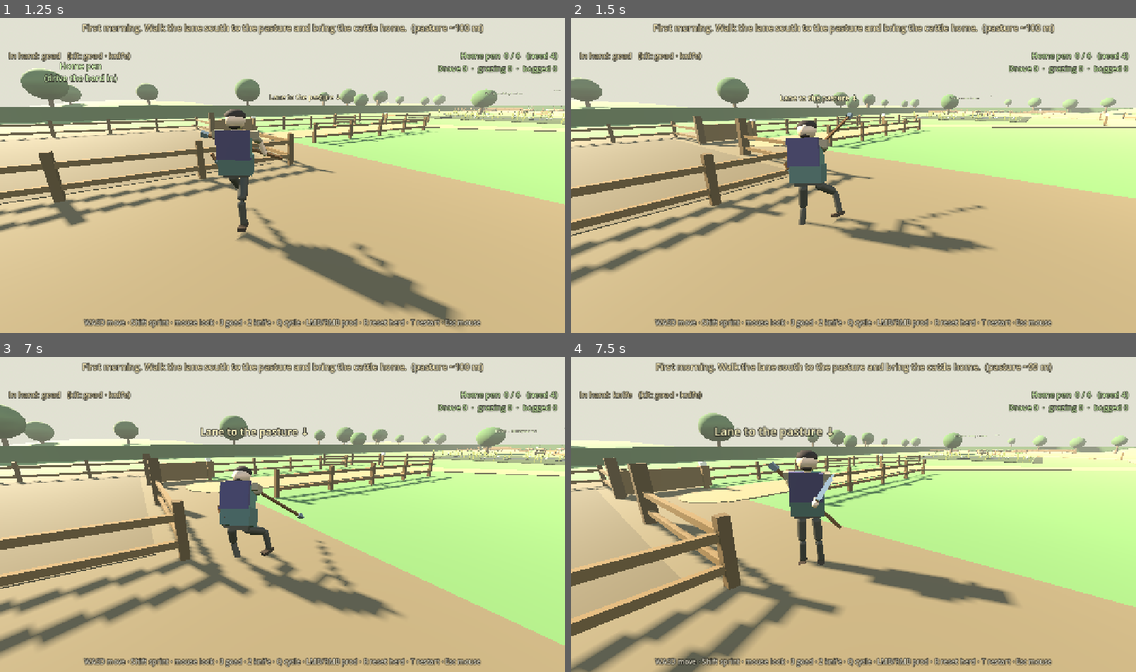
Above: before the commit, frames 1-4 (two rows, left to right).
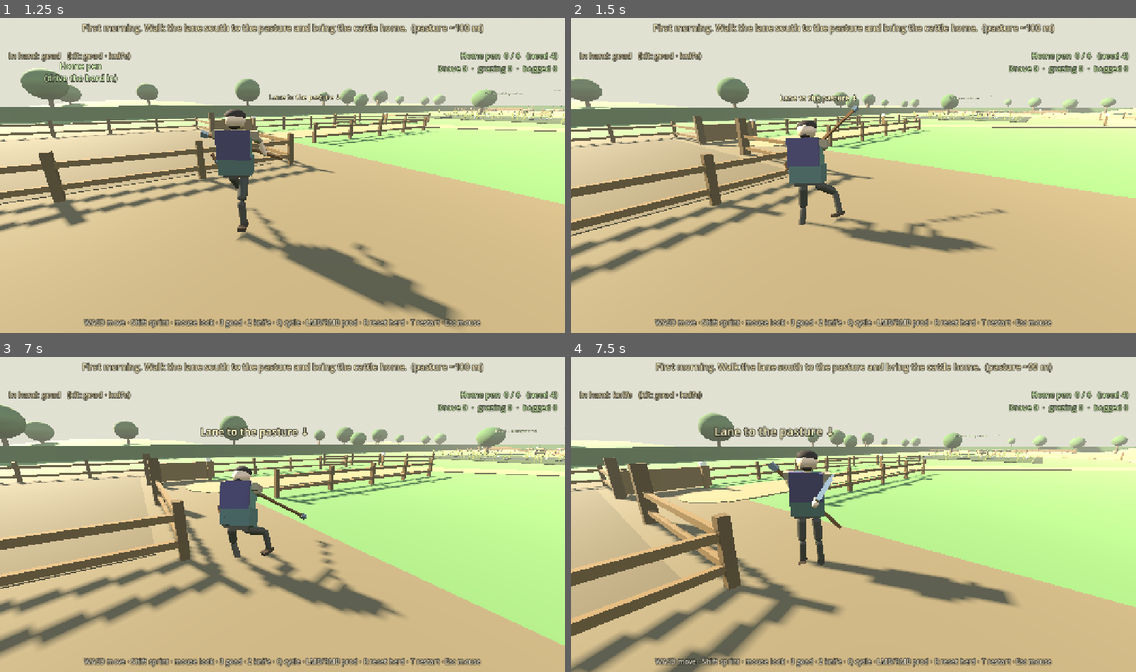
Above: after the commit, the same moments.

Repository: fortins4/devPlayground
Game: Godot game, scene res://scenes/prologue/opening_cattle_drive.tscn
Same seed, same stepped clock (60 frames per second), same inputs: the game is played once before the commit and once after it. This scene is started directly instead of the project's main scene.
Inputs (mouse positions are in pixels of both pictures, inside the frame that each line leads up to):
- Up to frame 1 (1.25 s): tap Enter at 0.5 s; move the mouse to (276, 178) at 0.52 s; hold W (move_forward) from 0.53 s (still down); hold Right mouse button (attack_heavy) from 0.53 s (still down); click (276, 178) at 0.67 s; tap Space (jump) at 0.77 s
- Up to frame 2 (1.5 s): keep holding W (move_forward); move the mouse to (893, 178) at 1.27 s; release Right mouse button (attack_heavy) at 1.28 s; click (893, 178) at 1.35 s
- Up to frame 3 (7 s): tap Space (jump) at 1.52, 3.02, 3.77, 4.52, 6.02, 6.77 s; move the mouse to (237, 508) at 2.02 s; hold H (band_toggle) 2.03-2.78 s; click (237, 508) at 2.17 s; move the mouse to (288, 514) at 2.77 s; release W (move_forward) at 2.78 s; hold A (move_left) 2.78-3.53 s; tap Ctrl (crouch) at 2.85 s; click (288, 514) at 2.92 s; move the mouse to (259, 508) at 3.52 s; hold Q (cycle_weapon) 3.53-4.28 s; hold W (move_forward) 3.53-5.78 s; click (259, 508) at 3.67 s; move the mouse to (310, 511) at 4.27 s; tap E (interact) at 4.35 s; click (310, 511) at 4.42 s; move the mouse to (254, 514) at 5.02 s; hold Shift (sprint) 5.03-5.78 s; click (254, 514) at 5.17 s; move the mouse to (293, 508) at 5.77 s; hold D (move_right) 5.78-6.53 s; tap 3 (weapon_goad) at 5.85 s; click (293, 508) at 5.92 s; move the mouse to (276, 517) at 6.52 s; hold W (move_forward) from 6.53 s (still down); hold 1 (weapon_hatchet) from 6.53 s (still down); click (276, 517) at 6.67 s
- Up to frame 4 (7.5 s): keep holding W (move_forward); move the mouse to (893, 517) at 7.27 s; release 1 (weapon_hatchet) at 7.28 s; tap 2 (weapon_knife) at 7.35 s; click (893, 517) at 7.42 s

Frame 1 is identical in both runs. In frame 2, 0.6% of the frame differs, in the area x 44-77%, y 27-70%; in frame 3, 0.3%; in frame 4, nothing differs.

Commit message:
fix(combat): equal look zones; high guard drives overhead chop
Zone rule: shared LOOK_AIM_DEADZONE (10px square) then equal 90°
axis-dominant quadrants (|mx|>=|my| → left/right, else high/low;
ties → horizontal). Camera pitch folds into the stick. Same resolver
for look-guard, charge cardinals, and continuous swing aim.

High face snaps aim to (0,-1) so charge uses the overhead bar and
release uses pure top continuous keys — not the old |aim.x|<0.35 band.
Mouse left (−X) remains player left.

Diff:
--- a/scripts/characters/player/player_controller.gd
+++ b/scripts/characters/player/player_controller.gd
@@ -73,11 +73,15 @@
 
 ## Directional hatchet: hold LMB to charge; mouse aim (look) picks top|left|right.
 var _charge_aim_delta: Vector2 = Vector2.ZERO ## mouse aim offset while holding (not WASD/flick)
+## Look face snapped at charge begin (guard face is cleared while charging).
+var _charge_look_face: StringName = &"chest"
 var _hatchet_charge_armed: bool = false
-const CHARGE_AIM_SIDE_THRESH := 12.0 ## px horizontal aim for left/right
-const CHARGE_AIM_TOP_THRESH := 10.0 ## px upward aim for top (also camera pitch)
-## Goad aim stick. Full left/right/stab by the time the strike cardinal locks,
-## and it keeps tracking back toward center. Not used for guard faces.
+## Shared look deadzone for guard + charge/swing (px). Outside it, equal 90°
+## axis-dominant quadrants: left | right | high(top) | low(down). Ties → horizontal.
+const LOOK_AIM_DEADZONE := 10.0
+const LOOK_PITCH_UP := -10.0 ## deg: camera pitch counts as top quadrant
+const LOOK_PITCH_DOWN := 12.0 ## deg: camera pitch counts as low quadrant
+## Goad aim stick span (legacy normalize). Cardinal faces snap aim axes directly.
 const GOAD_AIM_SPAN := 18.0
 ## Follow-through eases back to the ready pose. Not a hard zero, not a victory hold.
 const GOAD_SETTLE_SEC := 0.22
@@ -152,8 +156,7 @@
 ## After a shaft swing the follow-through stays. Idle must not stand the stick up.
 var _goad_swing_held: bool = false
 ## While the goad guard is up, look offset is not decayed so a face stays put.
-const TOOL_AIM_SIDE := 10.0
-const TOOL_AIM_VERT := 8.0
+## Look face / strike cardinals share LOOK_AIM_DEADZONE + equal quadrants.
 
 
 func _ready() -> void:
@@ -696,27 +699,69 @@
 	_grip_shaft_with(shaft, "left_arm", "left_forearm", 0.24)
 
 
-## Look picks the guard face. No button. Horizontal look wins over vertical.
-## Camera pitch counts as up/down when the mouse offset is quiet.
+## Look stick with camera pitch folded in. Mouse left (−X) = player left.
+func _look_stick_from(delta: Vector2) -> Vector2:
+	var mx := delta.x
+	var my := delta.y
+	if pivot:
+		if pivot.rotation.x <= deg_to_rad(LOOK_PITCH_UP):
+			my = minf(my, -LOOK_AIM_DEADZONE)
+		elif pivot.rotation.x >= deg_to_rad(LOOK_PITCH_DOWN):
+			my = maxf(my, LOOK_AIM_DEADZONE)
+	return Vector2(mx, my)
+
+
+## Equal 90° axis-dominant quadrants outside a shared square deadzone.
+## Center → chest. |mx| >= |my| → left/right; else high/low. Ties → horizontal.
+func _resolve_look_face_from(delta: Vector2) -> StringName:
+	var stick := _look_stick_from(delta)
+	var mx := stick.x
+	var my := stick.y
+	if absf(mx) < LOOK_AIM_DEADZONE and absf(my) < LOOK_AIM_DEADZONE:
+		return &"chest"
+	if absf(mx) >= absf(my):
+		if mx < 0.0:
+			return &"left"
+		return &"right"
+	if my < 0.0:
+		return &"high"
+	return &"low"
+
+
+## Look picks the guard face. No button. Same zones as charge/swing.
 ##   look left  → left    look right → right
 ##   look up    → high    look down  → low (guard only, not a jab)
 ##   centered   → chest
 func _resolve_shaft_guard_face() -> StringName:
-	var mx := _tool_aim_delta.x
-	var my := _tool_aim_delta.y
-	var pitch_up := pivot != null and pivot.rotation.x <= deg_to_rad(-10.0)
-	var pitch_down := pivot != null and pivot.rotation.x >= deg_to_rad(12.0)
-	if absf(mx) >= TOOL_AIM_SIDE and absf(mx) >= absf(my) * 0.85:
-		if mx < 0.0:
-			return &"left"
-		return &"right"
-	var down_bias := 12.0 if pitch_down else 0.0
-	if (my >= TOOL_AIM_VERT or pitch_down) and absf(my) + down_bias >= absf(mx) * 0.75:
-		return &"low"
-	var up_bias := 12.0 if pitch_up else 0.0
-	if (my <= -TOOL_AIM_VERT or pitch_up) and absf(my) + up_bias >= absf(mx) * 0.75:
-		return &"high"
-	return &"chest"
+	return _resolve_look_face_from(_tool_aim_delta)
+
+
+## Cardinal aim axes for a look face. High is pure overhead (−Y).
+func _aim_axes_for_look_face(face: StringName) -> Vector2:
+	match face:
+		&"left":
+			return Vector2(-1.0, 0.0)
+		&"right":
+			return Vector2(1.0, 0.0)
+		&"high":
+			return Vector2(0.0, -1.0)
+		&"low":
+			return Vector2(0.0, 1.0)
+		_:
+			return Vector2.ZERO
+
+
+func _strike_direction_for_look_face(face: StringName) -> CombatSystem.StrikeDirection:
+	match face:
+		&"left":
+			return CombatSystem.StrikeDirection.LEFT
+		&"right":
+			return CombatSystem.StrikeDirection.RIGHT
+		&"low":
+			# Shaft swings never jab; low press is handled before charge.
+			return CombatSystem.StrikeDirection.TOP
+		_:
+			return CombatSystem.StrikeDirection.TOP
 
 
 func _apply_crouch_visual(delta: float) -> void:
@@ -796,6 +841,7 @@
 	if hatchet or goad:
 		# Goad keeps the look you already had; hatchet aim starts neutral (top).
 		_charge_aim_delta = _tool_aim_delta if goad else Vector2.ZERO
+		_charge_look_face = _resolve_look_face_from(_charge_aim_delta) if goad else &"chest"
 		_hatchet_charge_armed = true
 		if not combat.begin_charge():
 			_hatchet_charge_armed = false
@@ -854,38 +900,20 @@
 
 func _resolve_tool_strike_direction() -> CombatSystem.StrikeDirection:
 	## Knife tap, and the goad fallback if a charge cannot start.
-	## Look-down is not a strike direction here — that click is the jab.
-	## Knife top is a thrust. Knife and hatchet have no bottom.
-	var mx := _tool_aim_delta.x
-	var my := _tool_aim_delta.y
-	if absf(mx) >= TOOL_AIM_SIDE and absf(mx) >= absf(my) * 0.85:
-		if mx < 0.0:
-			return CombatSystem.StrikeDirection.LEFT
-		return CombatSystem.StrikeDirection.RIGHT
-	return CombatSystem.StrikeDirection.TOP
+	## Same equal zones as look-guard. Look-down jab is handled before charge.
+	return _strike_direction_for_look_face(_resolve_look_face_from(_tool_aim_delta))
 
 
 func _apply_charge_direction_from_input() -> void:
 	if combat == null or not combat.is_charging:
 		return
+	_charge_look_face = _resolve_look_face_from(_charge_aim_delta)
 	combat.set_charge_direction(_resolve_strike_direction())
 
 
 func _resolve_strike_direction() -> CombatSystem.StrikeDirection:
-	## Mouse aim while a shaft is charging. Left/right/up, including diagonals.
-	## Look-down is not a shaft direction. Hatchet never stabs.
-	var mx := _charge_aim_delta.x
-	var my := _charge_aim_delta.y
-	var pitch_up := pivot != null and pivot.rotation.x <= deg_to_rad(-10.0)
-
-	if absf(mx) >= CHARGE_AIM_SIDE_THRESH and absf(mx) >= absf(my) * 0.9:
-		if mx < 0.0:
-			return CombatSystem.StrikeDirection.LEFT
-		return CombatSystem.StrikeDirection.RIGHT
-
-	if my <= -CHARGE_AIM_TOP_THRESH or pitch_up:
-		return CombatSystem.StrikeDirection.TOP
-	return CombatSystem.StrikeDirection.TOP
+	## Same equal look zones as the shaft guard. Low is not a shaft cardinal.
+	return _strike_direction_for_look_face(_resolve_look_face_from(_charge_aim_delta))
 
 
 func _on_charge_updated(ratio: float, direction: StringName) -> void:
@@ -950,9 +978,9 @@
 		locomotion.lock_attack(0.08)
 
 
-func _is_top_goad_charge(aim: Vector2) -> bool:
-	## Overhead only. A side aim, including a diagonal, keeps its own chamber.
-	return absf(aim.x) < 0.35 and aim.y <= 0.05
+func _is_top_goad_charge(_aim: Vector2) -> bool:
+	## Overhead bar when the shared look face is high (not a thin |aim.x| band).
+	return _resolve_look_face_from(_charge_aim_delta) == &"high"
 
 
 func _overhead_charge_xf() -> Transform3D:
@@ -1004,25 +1032,17 @@
 
 
 func _shaft_aim_axes() -> Vector2:
-	## Shaft charge/swing only. Look-down is clamped off so the hold cannot
-	## chamber a jab. High-left and the other up diagonals still track.
-	var aim := _goad_aim_axes()
+	## Shaft charge/swing: same equal look face as the guard, snapped to cardinals.
+	## High → pure overhead (−Y). Look-down is clamped off for shaft holds.
+	var face := _resolve_look_face_from(_charge_aim_delta)
+	var aim := _aim_axes_for_look_face(face)
 	aim.y = minf(aim.y, 0.0)
 	return aim
 
 
 func _goad_aim_axes() -> Vector2:
-	## -1 left / +1 right, -1 up / +1 down.
-	## Camera pitch counts when the mouse offset is quiet, same as the guard.
-	var ax := clampf(_charge_aim_delta.x / GOAD_AIM_SPAN, -1.0, 1.0)
-	var ay := clampf(_charge_aim_delta.y / GOAD_AIM_SPAN, -1.0, 1.0)
-	if pivot:
-		var pitch_n := clampf(pivot.rotation.x / deg_to_rad(18.0), -1.0, 1.0)
-		if pitch_n > 0.0:
-			ay = maxf(ay, pitch_n)
-		else:
-			ay = minf(ay, pitch_n)
-	return Vector2(ax, ay)
+	## Cardinal axes from the shared look-face zones (left = local −X).
+	return _aim_axes_for_look_face(_resolve_look_face_from(_charge_aim_delta))
 
 
 func _on_charge_cancelled(_weapon: StringName) -> void:
@@ -1308,7 +1328,10 @@
 	_guard_blend_active = false
 	_guard_face_held = &""
 	_charge_from_ready = false
-	var aim := _shaft_aim_axes()
+	# Same equal look face as the guard (high → pure overhead axes / top keys).
+	var face := _resolve_look_face_from(_charge_aim_delta)
+	var aim := _aim_axes_for_look_face(face)
+	aim.y = minf(aim.y, 0.0)
 	# The jab is the point, at any look. It is not the shaft swing he was aiming.
 	var jab := combat.last_strike_direction() == CombatSystem.StrikeDirection.BOTTOM
 	if jab:
@@ -1377,9 +1400,10 @@
 	# The guard may sit behind the ear. Side swings lift onto the face side.
 	# A top charge is already a bar over the skull — that lift shoved it
 	# forward of the hands and the first sample fell to chest height.
-	var overhead_start := absf(_swing_arc_aim.x) < 0.35 and _swing_arc_aim.y <= 0.05
+	# Pure top aim (high face) keeps the overhead bar; do not face-lift it away.
+	var overhead_start := absf(_swing_arc_aim.x) < 0.05 and _swing_arc_aim.y < -0.5
 	var bar_high := minf(live_butt.y, live_tip.y) > 1.55 and absf(live_butt.y - live_tip.y) < 0.20
-	if not (overhead_start and bar_high):
+	if not (overhead_start or bar_high):
 		var faced: Array = _lift_line_onto_the_face(live_butt, live_tip)
 		live_butt = faced[0]
 		live_tip = faced[1]
@@ -1477,7 +1501,7 @@
 	# Top keeps the overhead bar up at the first samples — a pull toward the
 	# shoulders was dropping it onto the chest. Later samples may pull, but
 	# only sideways / forward, never lowering the high end of the shaft.
-	var overhead := absf(_swing_arc_aim.x) < 0.35 and _swing_arc_aim.y <= 0.05
+	var overhead := absf(_swing_arc_aim.x) < 0.05 and _swing_arc_aim.y < -0.5
 	if u > 0.02:
 		var high_before := maxf(butt_w.y, tip_w.y)
 		var held: Array = _bring_shaft_to_both_hands(butt_w, tip_w)
@@ -1508,7 +1532,7 @@
 	var t := clampf((u - _swing_key_u[i]) / span, 0.0, 1.0)
 	# A pure top chop is a straight drop from the overhead bar. The face-side
 	# quadratic pulls a high tip forward of the hands and leaves the wood.
-	var overhead := absf(_swing_arc_aim.x) < 0.35 and _swing_arc_aim.y <= 0.05
+	var overhead := absf(_swing_arc_aim.x) < 0.05 and _swing_arc_aim.y < -0.5
 	var butt: Vector3
 	var tip: Vector3
 	if overhead:
@@ -1563,7 +1587,7 @@
 	var step_u := clampf(u / maxf(_swing_strike_u, 0.05), 0.0, 1.0)
 	var turn := clampf(u, 0.0, 1.0)
 	var lean := sin(turn * PI)
-	var overhead := absf(_swing_arc_aim.x) < 0.35 and _swing_arc_aim.y <= 0.05
+	var overhead := absf(_swing_arc_aim.x) < 0.05 and _swing_arc_aim.y < -0.5
 	if overhead:
 		step_u *= 0.18
 		lean *= 0.20
